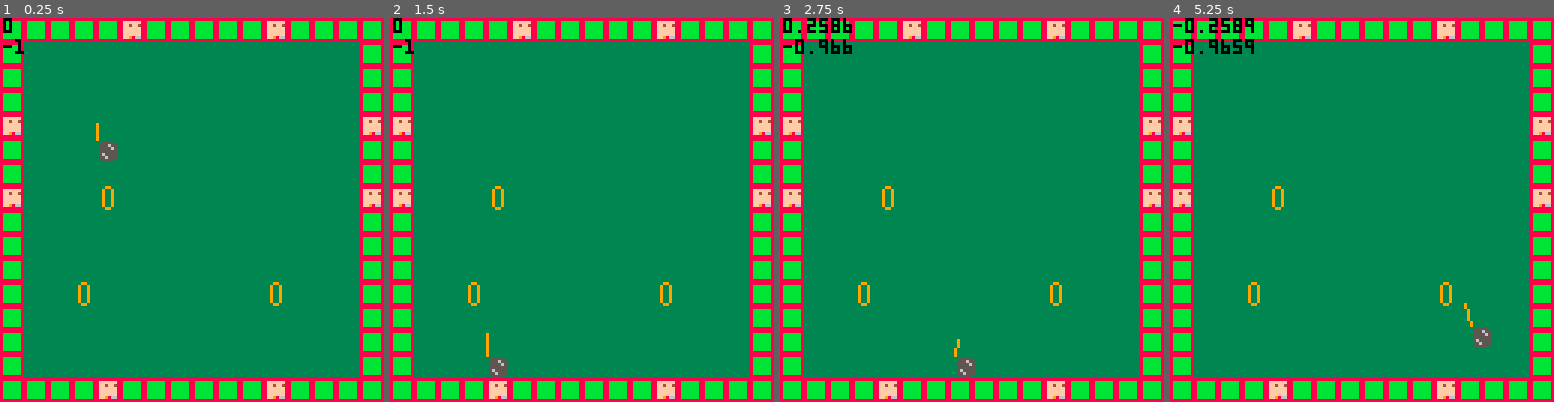
Above: before the commit, frames 1-4 (left to right).
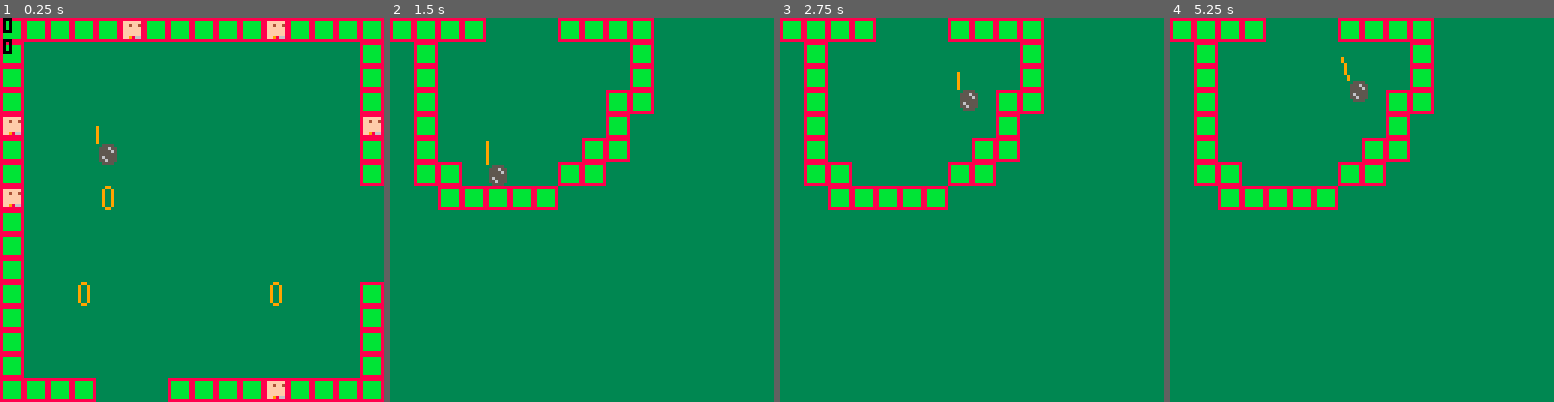
Above: after the commit, the same moments.

Repository: davidjtferguson/golf-escape
Game: PICO-8 cartridge golf_escape.p8
The game is run twice, just before and just after one commit, with the same random seed, the same clock (stepped at 60 frames per second) and the same inputs.
Inputs:
- Up to frame 1 (0.25 s): no input
- Up to frame 2 (1.5 s): tap X (X key) at 0.33, 1.07 s; tap O (Z key) at 0.7 s
- Up to frame 3 (2.75 s): hold Right 1.6-2.1 s; tap O (Z key) at 1.7, 2.1, 2.5 s; tap X (X key) at 1.85 s; hold Right from 2.47 s (still down)
- Up to frame 4 (5.25 s): tap O (Z key) every 0.4 s from 2.9 to 4.9 s; tap X (X key) at 2.97, 4.08, 5.2 s; release Right at 3.03 s; hold Left 3.08-3.58 s; hold Right 4.02-4.68 s; hold Left from 5.08 s (still down)

The runs differ from the first frame. In frame 1, 3.0% of the frame differs, in the area x 0-100%, y 5-100%; in frame 2, 29%; in frame 3, 30%; in frame 4, 30%, in the area x 0-100%, y 0-100%.

Commit message:
basic camera movement

Diff:
--- a/golf_escape.p8
+++ b/golf_escape.p8
@@ -9,7 +9,9 @@
 
  coloffset=0.001
 
- gravity=0.008
+ gravity=0.009
+
+ -- vars
 
  av={
   x=4,
@@ -28,6 +30,7 @@
 
  resetswing()
 
+ xmap,ymap=0,0
 
  bg=3
 
@@ -57,6 +60,8 @@
 
 function updateplaying()
 
+ updatecamera()
+
  -- collisions
  updatehitboxes()
 
@@ -131,12 +136,33 @@
  return newx,newy
 end
 
+
+function updatecamera()
+ --screen by screen
+ -- don't allow camera off map
+ if av.x>0 and av.x<127 then
+  xmap=flr((av.x+av.w*0.5)/16)
+ end
+
+ if av.y>0 and av.y<63 then
+ --todo: do something like this?
+  --boost if moving up a screen
+--  local ytempmap=flr((av.y+av.h*0.5)/16)
+--  if ytempmap<ymap then
+--   av.yvel=-av.yjumpforce
+--  end
+
+--  ymap=ytempmap
+
+  ymap=flr((av.y+av.h*0.5)/16)
+ end
+
+ camera(xmap*128,ymap*128)
+end
+
+
 function _draw()
  cls(bg)
-
- --todo: make map move
- xmap=0
- ymap=0
 
  map(xmap*16,ymap*16,xmap*128,ymap*128,16,16)
 
@@ -148,8 +174,8 @@
   9)
 
 
- print(swing.xvec,1,0,0)
- print(swing.yvec,1,7,0)
+ print(xmap,1,0,0)
+ print(ymap,1,7,0)
 
 end
 -->8
@@ -308,19 +334,27 @@
 0001000000000000000000000000000001000000000000000000000000000000000000000000000000000000000000000000000000000000000000000000000000000000000000000000000000000000000000000000000000000000000000000000000000000000000000000000000000000000000000000000000000000000
 0000000000000000000000000000000000000000000000000000000000000000000000000000000000000000000000000000000000000000000000000000000000000000000000000000000000000000000000000000000000000000000000000000000000000000000000000000000000000000000000000000000000000000
 __map__
-0101010101100101010101100101010100000000000000000000000000000000000000000000000000000000000000000000000000000000000000000000000000000000000000000000000000000000000000000000000000000000000000000000000000000000000000000000000000000000000000000000000000000000
-0100000000000000000000000000000100000000000000000000000000000000000000000000000000000000000000000000000000000000000000000000000000000000000000000000000000000000000000000000000000000000000000000000000000000000000000000000000000000000000000000000000000000000
-0100000000000000000000000000000100000000000000000000000000000000000000000000000000000000000000000000000000000000000000000000000000000000000000000000000000000000000000000000000000000000000000000000000000000000000000000000000000000000000000000000000000000000
-0100000000000000000000000000000100000000000000000000000000000000000000000000000000000000000000000000000000000000000000000000000000000000000000000000000000000000000000000000000000000000000000000000000000000000000000000000000000000000000000000000000000000000
-1000000000000000000000000000001000000000000000000000000000000000000000000000000000000000000000000000000000000000000000000000000000000000000000000000000000000000000000000000000000000000000000000000000000000000000000000000000000000000000000000000000000000000
-0100000000000000000000000000000100000000000000000000000000000000000000000000000000000000000000000000000000000000000000000000000000000000000000000000000000000000000000000000000000000000000000000000000000000000000000000000000000000000000000000000000000000000
-0100000000000000000000000000000100000000000000000000000000000000000000000000000000000000000000000000000000000000000000000000000000000000000000000000000000000000000000000000000000000000000000000000000000000000000000000000000000000000000000000000000000000000
-1000000020000000000000000000001000000000000000000000000000000000000000000000000000000000000000000000000000000000000000000000000000000000000000000000000000000000000000000000000000000000000000000000000000000000000000000000000000000000000000000000000000000000
-0100000000000000000000000000000100000000000000000000000000000000000000000000000000000000000000000000000000000000000000000000000000000000000000000000000000000000000000000000000000000000000000000000000000000000000000000000000000000000000000000000000000000000
-0100000000000000000000000000000100000000000000000000000000000000000000000000000000000000000000000000000000000000000000000000000000000000000000000000000000000000000000000000000000000000000000000000000000000000000000000000000000000000000000000000000000000000
-0100000000000000000000000000000100000000000000000000000000000000000000000000000000000000000000000000000000000000000000000000000000000000000000000000000000000000000000000000000000000000000000000000000000000000000000000000000000000000000000000000000000000000
-0100002000000000000000200000000100000000000000000000000000000000000000000000000000000000000000000000000000000000000000000000000000000000000000000000000000000000000000000000000000000000000000000000000000000000000000000000000000000000000000000000000000000000
-0100000000000000000000000000000100000000000000000000000000000000000000000000000000000000000000000000000000000000000000000000000000000000000000000000000000000000000000000000000000000000000000000000000000000000000000000000000000000000000000000000000000000000
-0100000000000000000000000000000100000000000000000000000000000000000000000000000000000000000000000000000000000000000000000000000000000000000000000000000000000000000000000000000000000000000000000000000000000000000000000000000000000000000000000000000000000000
-0100000000000000000000000000000100000000000000000000000000000000000000000000000000000000000000000000000000000000000000000000000000000000000000000000000000000000000000000000000000000000000000000000000000000000000000000000000000000000000000000000000000000000
-0101010110010101010101100101010100000000000000000000000000000000000000000000000000000000000000000000000000000000000000000000000000000000000000000000000000000000000000000000000000000000000000000000000000000000000000000000000000000000000000000000000000000000
+0101010101100101010101100101010101010101010101010101010101010101000000000000000000000000000000000000000000000000000000000000000000000000000000000000000000000000000000000000000000000000000000000000000000000000000000000000000000000000000000000000000000000000
+0100000000000000000000000000000101000000000000000000000000000001000000000000000000000000000000000000000000000000000000000000000000000000000000000000000000000000000000000000000000000000000000000000000000000000000000000000000000000000000000000000000000000000
+0100000000000000000000000000000101000000000000000000000000000001000000000000000000000000000000000000000000000000000000000000000000000000000000000000000000000000000000000000000000000000000000000000000000000000000000000000000000000000000000000000000000000000
+0100000000000000000000000000000101000000000000000000000000000001000000000000000000000000000000000000000000000000000000000000000000000000000000000000000000000000000000000000000000000000000000000000000000000000000000000000000000000000000000000000000000000000
+1000000000000000000000000000001001000001010000000000000000000001000000000000000000000000000000000000000000000000000000000000000000000000000000000000000000000000000000000000000000000000000000000000000000000000000000000000000000000000000000000000000000000000
+0100000000000000000000000000000101000000000000000000000001000001000000000000000000000000000000000000000000000000000000000000000000000000000000000000000000000000000000000000000000000000000000000000000000000000000000000000000000000000000000000000000000000000
+0100000000000000000000000000000101000000000000000000000000000001000000000000000000000000000000000000000000000000000000000000000000000000000000000000000000000000000000000000000000000000000000000000000000000000000000000000000000000000000000000000000000000000
+1000000020000000000000000000000000000000000000000000000000000001000000000000000000000000000000000000000000000000000000000000000000000000000000000000000000000000000000000000000000000000000000000000000000000000000000000000000000000000000000000000000000000000
+0100000000000000000000000000000000000000000000000000000000000001000000000000000000000000000000000000000000000000000000000000000000000000000000000000000000000000000000000000000000000000000000000000000000000000000000000000000000000000000000000000000000000000
+0100000000000000000000000000000000000000000000000101000000000001000000000000000000000000000000000000000000000000000000000000000000000000000000000000000000000000000000000000000000000000000000000000000000000000000000000000000000000000000000000000000000000000
+0100000000000000000000000000000000000000000000000000000000000001000000000000000000000000000000000000000000000000000000000000000000000000000000000000000000000000000000000000000000000000000000000000000000000000000000000000000000000000000000000000000000000000
+0100002000000000000000200000000101000000010100000000000000000001000000000000000000000000000000000000000000000000000000000000000000000000000000000000000000000000000000000000000000000000000000000000000000000000000000000000000000000000000000000000000000000000
+0100000000000000000000000000000101000000000000000000000000000001000000000000000000000000000000000000000000000000000000000000000000000000000000000000000000000000000000000000000000000000000000000000000000000000000000000000000000000000000000000000000000000000
+0100000000000000000000000000000101000000000000000000000000000001000000000000000000000000000000000000000000000000000000000000000000000000000000000000000000000000000000000000000000000000000000000000000000000000000000000000000000000000000000000000000000000000
+0100000000000000000000000000000101000000000000000000000000000001000000000000000000000000000000000000000000000000000000000000000000000000000000000000000000000000000000000000000000000000000000000000000000000000000000000000000000000000000000000000000000000000
+0101010100000001010101100101010101010101010101010101010101010101000000000000000000000000000000000000000000000000000000000000000000000000000000000000000000000000000000000000000000000000000000000000000000000000000000000000000000000000000000000000000000000000
+0101010100000001010101000000000000000000000000000000000000000000000000000000000000000000000000000000000000000000000000000000000000000000000000000000000000000000000000000000000000000000000000000000000000000000000000000000000000000000000000000000000000000000
+0001000000000000000001000000000000000000000000000000000000000000000000000000000000000000000000000000000000000000000000000000000000000000000000000000000000000000000000000000000000000000000000000000000000000000000000000000000000000000000000000000000000000000
+0001000000000000000001000000000000000000000000000000000000000000000000000000000000000000000000000000000000000000000000000000000000000000000000000000000000000000000000000000000000000000000000000000000000000000000000000000000000000000000000000000000000000000
+0001000000000000000101000000000000000000000000000000000000000000000000000000000000000000000000000000000000000000000000000000000000000000000000000000000000000000000000000000000000000000000000000000000000000000000000000000000000000000000000000000000000000000
+0001000000000000000100000000000000000000000000000000000000000000000000000000000000000000000000000000000000000000000000000000000000000000000000000000000000000000000000000000000000000000000000000000000000000000000000000000000000000000000000000000000000000000
+0001000000000000010100000000000000000000000000000000000000000000000000000000000000000000000000000000000000000000000000000000000000000000000000000000000000000000000000000000000000000000000000000000000000000000000000000000000000000000000000000000000000000000
+0001010000000001010000000000000000000000000000000000000000000000000000000000000000000000000000000000000000000000000000000000000000000000000000000000000000000000000000000000000000000000000000000000000000000000000000000000000000000000000000000000000000000000
+0000010101010100000000000000000000000000000000000000000000000000000000000000000000000000000000000000000000000000000000000000000000000000000000000000000000000000000000000000000000000000000000000000000000000000000000000000000000000000000000000000000000000000
Not shown, changed: thoughts.txt
